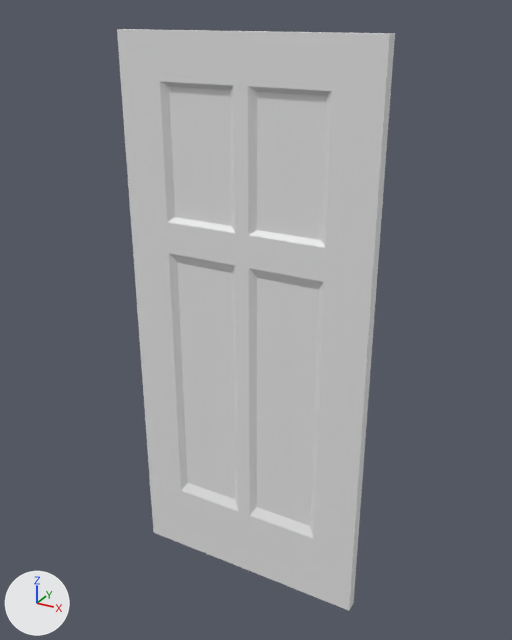
One commit to the FBX model JackiesLantern/Assets/GameAssets/Models/Level1Models/FrontDoor001_Model.fbx: the scene before it, then after it.
Rendered twice from a 50 mm lens placed at (1.13, -1.97, 2.11), pointed at (0.02, 0.04, 1.1). Lighting does not change. The marker at lower left points along +X, +Y and +Z. Where no turn or scale is listed for an object, it has been applied to the vertices.

The first picture shows 'C_FrontDoor001'.
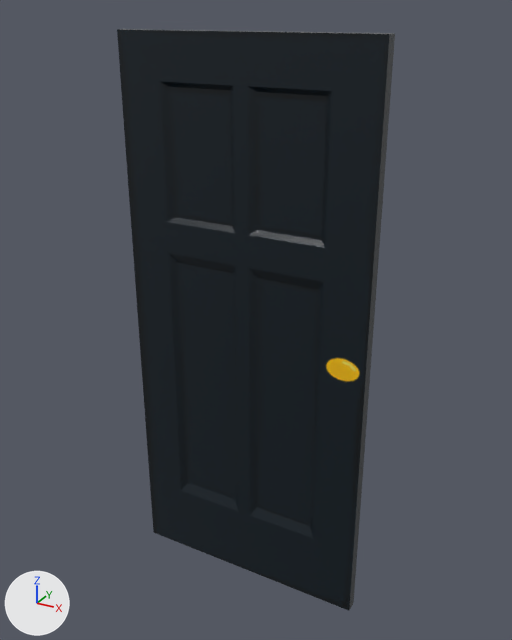
The edits, one by one:
Picture 'FrontDoor001_Base_color_1001.png' (img_frontdoor001_base_color_1001_png) is new.
Material 'Material #49' (mat_material__49) is new.
Its texture is img_frontdoor001_base_color_1001_png.
Its roughness is 0.2.
me_mesh has 88 vertices, 172 faces and spans x -0.46..0.46, y -0.02..0.02, z 0.0..2.03.
me_mesh now uses material mat_material__49 (picture img_frontdoor001_base_color_1001_png).

What differs and where, as boxes [x1, y1, x2, y2] in the pictures (512 x 640 px):
'C_FrontDoor001', recoloured (grey to black)
    both: [117, 29, 395, 611]
